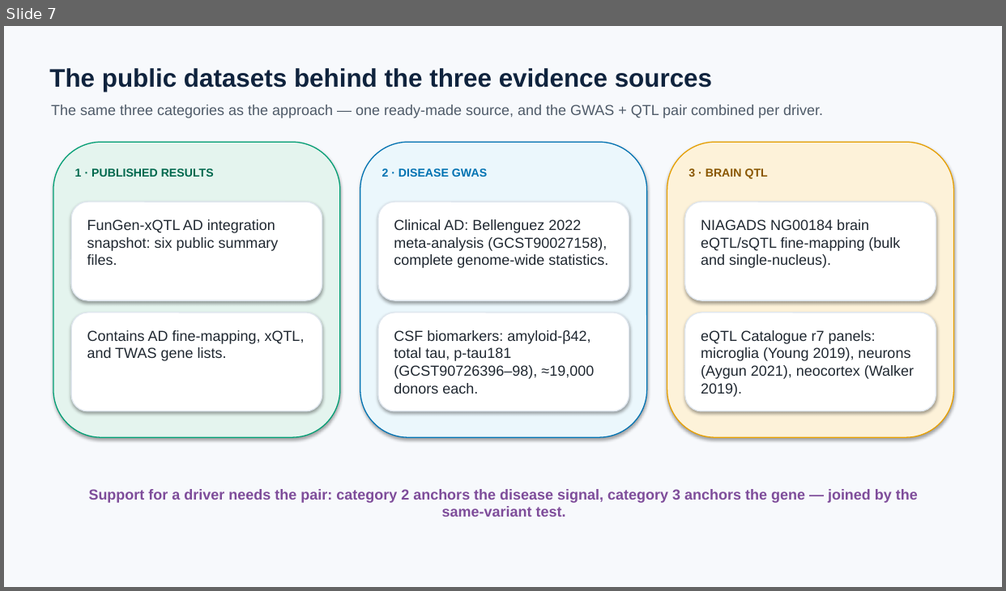
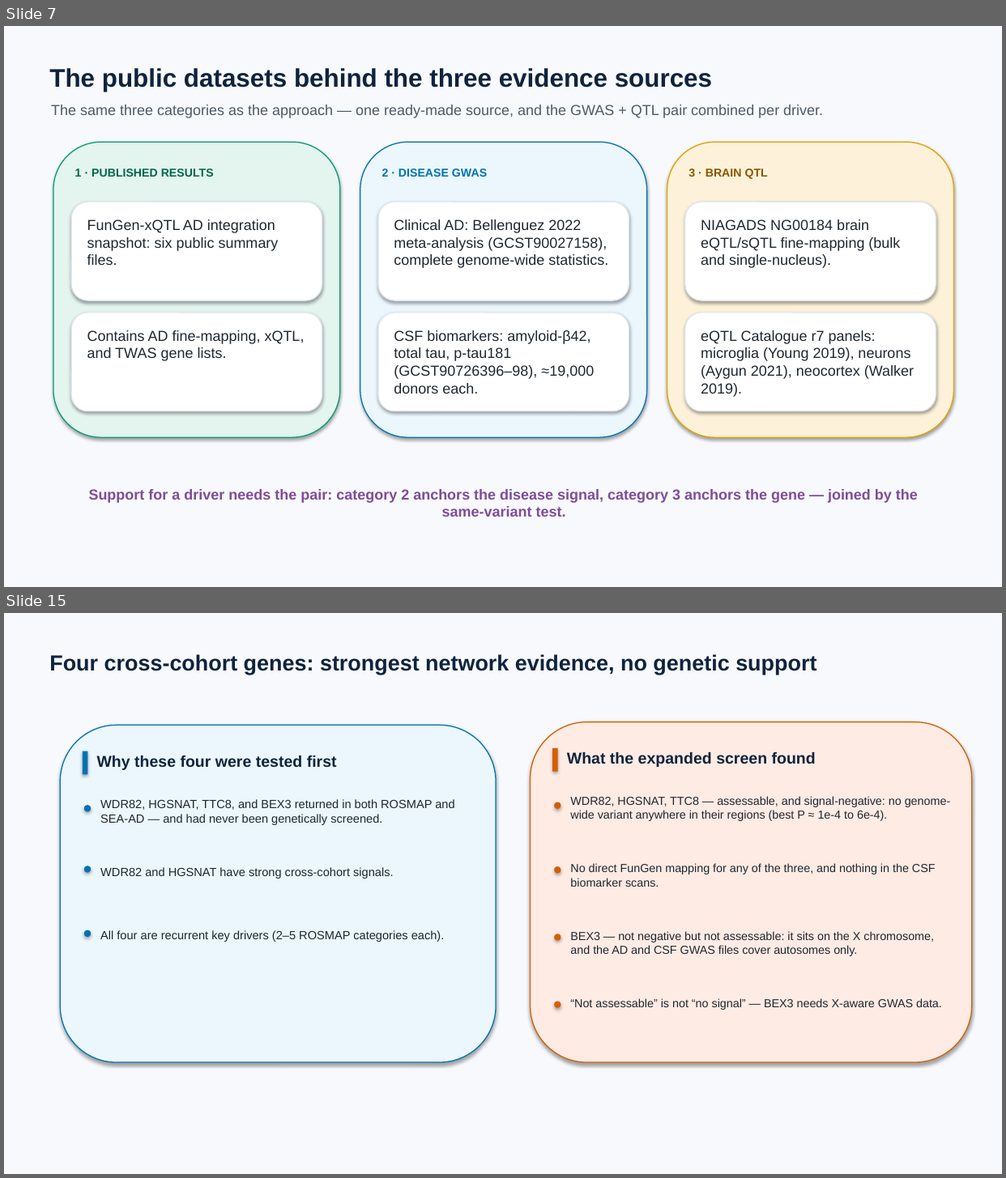
Before and after one commit to ericzhuang2010/alzheimer, a slide deck: docs/presentations/human_genetic_support_for_key_drivers_simple_aggr_08292026.pptx. Shown one above the other, each under a label of ours: slide 7 before the commit, slides 7 and 15 after it; the slides between them are not shown. The pictures are 1006x591 and 1006x1178 pixels, drawn with LibreOffice and Linux fonts; fonts in the diff are those of the drawing. Boxes give left, top, right and bottom in pixels: in the first picture for what was removed or moved away, otherwise in the second. Text is boxed around its words. In the diff, an @@ line names an element or a change of style, - is before the commit and + after.

Commit message:
updated genetic support slides

```diff
--- a/docs/presentations/human_genetic_support_for_key_drivers_simple_aggr_08292026.pptx
+++ b/docs/presentations/human_genetic_support_for_key_drivers_simple_aggr_08292026.pptx
@@ slide 15 added at bbox=[4, 613, 1002, 1174], background #F7F9FC @@
@@ text added at bbox=[49, 654, 816, 675], 21 pt, text #0F233D, bold @@
+Four cross-cohort genes: strongest network evidence, no genetic support
@@ rounded rectangle added at bbox=[60, 726, 496, 1063], fill #EBF7FC, outline #0072B2 1 pt @@
@@ rounded rectangle added at bbox=[530, 722, 972, 1063], fill #FDEBE4, outline #D55E00 1 pt @@
@@ rectangle added at bbox=[83, 752, 88, 775], fill #0072B2 @@
@@ text added at bbox=[97, 756, 337, 770], 15.2 pt, text #0F233D, bold @@
+Why these four were tested first
@@ rectangle added at bbox=[552, 748, 558, 772], fill #D55E00 @@
@@ text added at bbox=[567, 752, 816, 767], 15.2 pt, text #0F233D, bold @@
+What the expanded screen found
@@ ellipse added at bbox=[84, 806, 91, 812], fill #0072B2 @@
@@ text added at bbox=[100, 799, 454, 825], 11.4 pt, text #1F2730 @@
+WDR82, HGSNAT, TTC8, and BEX3 returned in both ROSMAP and SEA-AD — and had never been genetically screened.
@@ ellipse added at bbox=[554, 803, 561, 809], fill #D55E00 @@
@@ text added at bbox=[570, 796, 951, 821], 11.2 pt, text #1F2730 @@
+WDR82, HGSNAT, TTC8 — assessable, and signal-negative: no genome-wide variant anywhere in their regions (best P ≈ 1e-4 to 6e-4).
@@ ellipse added at bbox=[84, 866, 91, 873], fill #0072B2 @@
@@ text added at bbox=[100, 867, 394, 879], 11.4 pt, text #1F2730 @@
+WDR82 and HGSNAT have strong cross-cohort signals.
@@ ellipse added at bbox=[554, 867, 561, 874], fill #D55E00 @@
@@ text added at bbox=[570, 863, 936, 887], 11.2 pt, text #1F2730 @@
+No direct FunGen mapping for any of the three, and nothing in the CSF biomarker scans.
@@ ellipse added at bbox=[84, 931, 91, 937], fill #0072B2 @@
@@ text added at bbox=[100, 931, 445, 942], 11.4 pt, text #1F2730 @@
+All four are recurrent key drivers (2–5 ROSMAP categories each).
@@ ellipse added at bbox=[554, 934, 561, 941], fill #D55E00 @@
@@ text added at bbox=[570, 931, 934, 956], 11.2 pt, text #1F2730 @@
+BEX3 — not negative but not assessable: it sits on the X chromosome, and the AD and CSF GWAS files cover autosomes only.
@@ text added at bbox=[570, 999, 942, 1010], 11.2 pt, text #1F2730 @@
+“Not assessable” is not “no signal” — BEX3 needs X-aware GWAS data.
@@ ellipse added at bbox=[554, 1002, 561, 1008], fill #D55E00 @@
```
Also in this commit, not shown: 4 slides changed, 6 other slides added, 5 slides removed, 2 other files.
